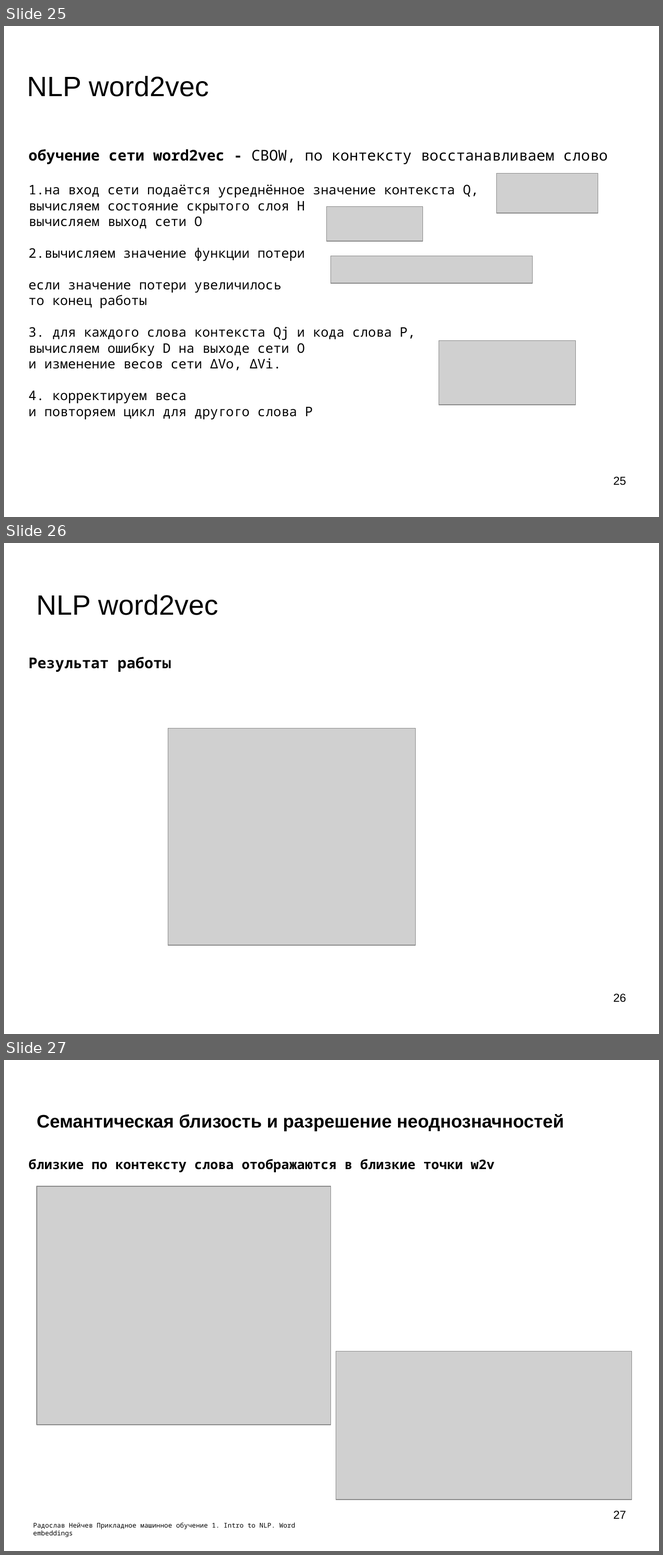
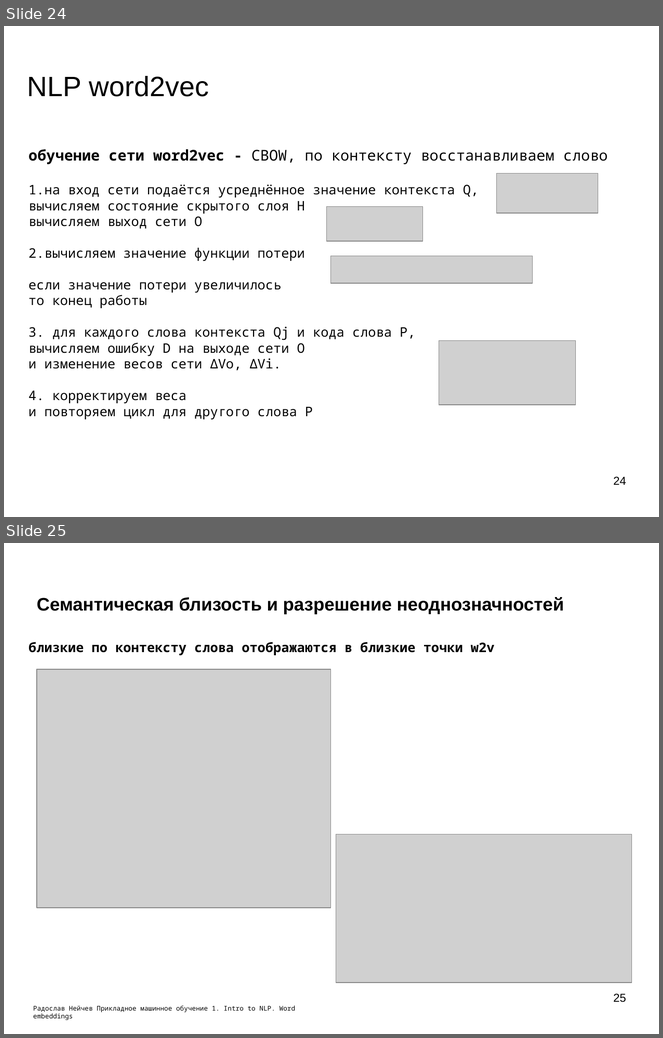
Before and after one commit to mechanoid5/ml_nlp_2022, a slide deck: 10-semantic.odp. Shown one above the other, each under a label of ours: slides 25, 26 and 27 before the commit, slides 24 and 25 after it. The pictures are 663x1555 and 663x1038 pixels, drawn with LibreOffice and Linux fonts; fonts in the diff are those of the drawing; grey boxes stand for pictures; background and template pictures are left out. Boxes give left, top, right and bottom in pixels: in the first picture for what was removed or moved away, otherwise in the second. Text is boxed around its words. In the diff, an @@ line names an element or a change of style, - is before the commit and + after.

```diff
--- a/10-semantic.odp
+++ b/10-semantic.odp
@@ slide 26 removed at box(4, 543, 659, 1034), background picture (left out) @@
@@ title removed at box(37, 594, 218, 615) @@
-NLP word2vec
@@ text removed at box(28, 657, 171, 672) @@
-Результат работы
@@ picture removed at box(168, 729, 416, 946) @@
@@ page number removed at box(613, 994, 626, 1003) @@
-26
@@ what was slide 25 is now slide 24 @@
@@ page number at box(613, 477, 626, 485): text changed @@
-25
+24
@@ what was slide 27 is now slide 25 @@
@@ page number at box(613, 994, 626, 1003): text changed @@
-27
+25
```
Also in this commit, not shown: 5 slides changed, 1 other slide removed, 10 other files.
